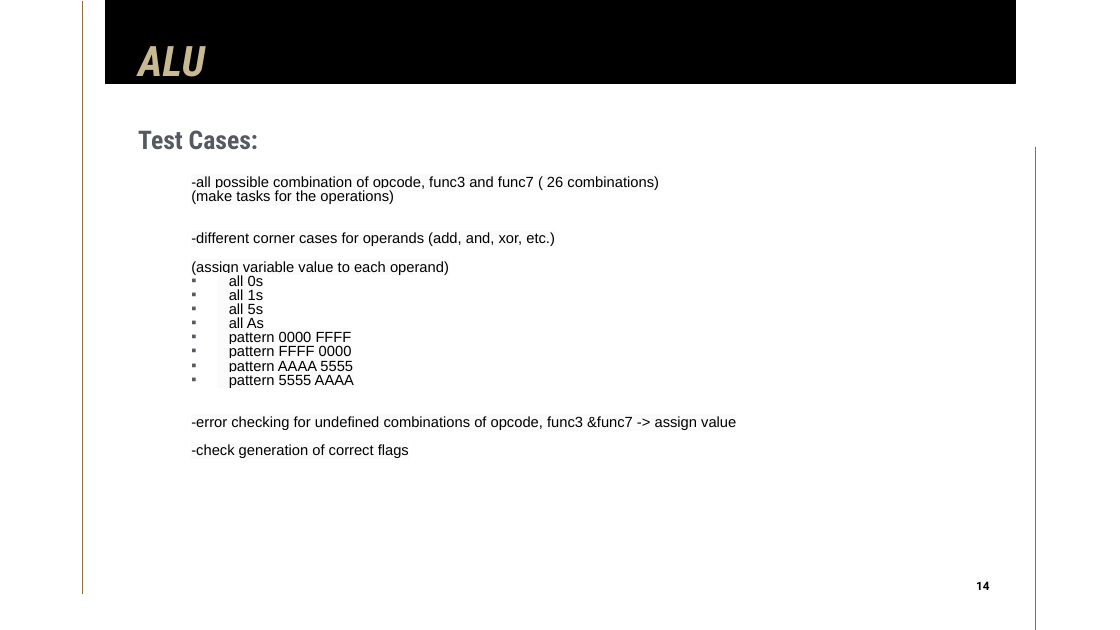
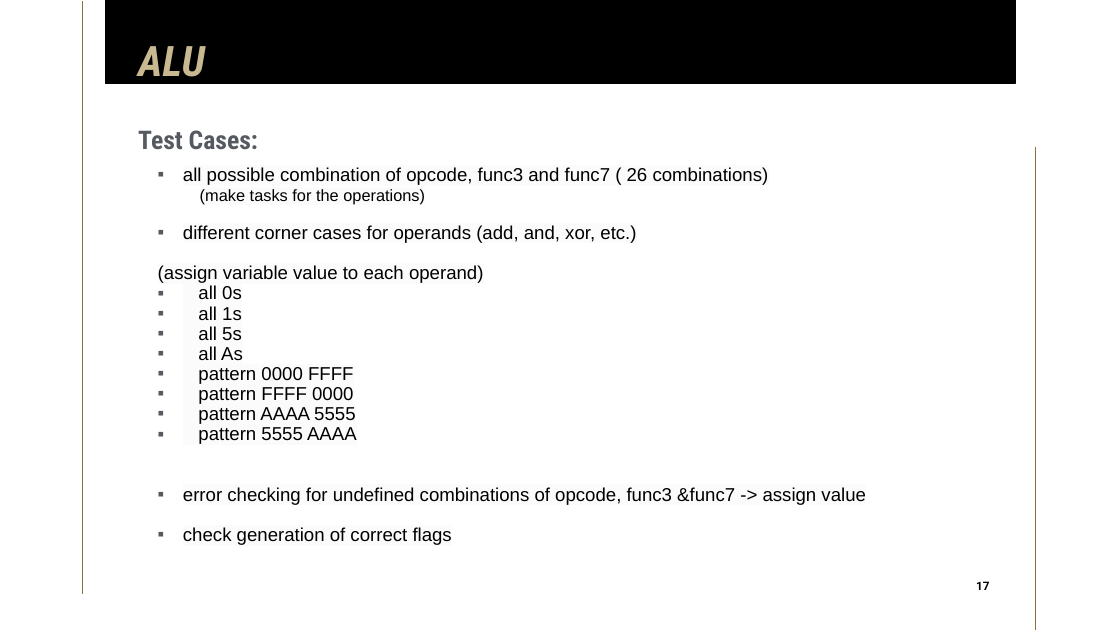
Before and after one commit to limichael246/STARS_2024, a slide deck: slide 17 of Project_Proposal.pptx (slide 14 before the commit). Drawn at 1120x630 pixels with LibreOffice and Linux fonts; fonts in the diff are those of the drawing. Boxes give left, top, right and bottom in pixels: in the first picture for what was removed or moved away, otherwise in the second. Text is boxed around its words. In the diff, an @@ line names an element or a change of style, - is before the commit and + after.

Commit message:
hi

```diff
--- a/Project_Proposal.pptx
+++ b/Project_Proposal.pptx
@@ text "all possible combination of opcode, ...": place and size @@
-text "all possible combination of opcode, ..." at [191, 176, 736, 458]
+text "all possible combination of opcode, ..." at [158, 167, 866, 545]
@@ text at [183, 167, 769, 185]: text changed; size 12.6 to 16 pt @@
--all possible combination of opcode, func3 and func7 ( 26 combinations)
+▪ all possible combination of opcode, func3 and func7 ( 26 combinations)
@@ text at [158, 189, 484, 444]: size 12.6 to 14 pt in "(make tasks for the operations)"; size 12.6 to 16 pt in "(assign variable value to each operand)", "all 0s", "all 1s", "all 5s" and 5 more places; line spacing 0.8 to 0.9 @@
@@ text at [183, 225, 636, 243]: text changed; size 12.6 to 16 pt @@
--different corner cases for operands (add, and, xor, etc.)
+▪ different corner cases for operands (add, and, xor, etc.)
@@ text at [183, 487, 866, 545]: text changed; size 12.6 to 16 pt @@
--error checking for undefined combinations of opcode, func3 &func7 -> assign value
--check generation of correct flags
+▪ error checking for undefined combinations of opcode, func3 &func7 -> assign value
+▪ check generation of correct flags
@@ page number at [976, 581, 989, 590]: text changed @@
-14
+17
```
Also in this commit, not shown: 8 other slides changed, 13 slides added, 3 slides removed.
